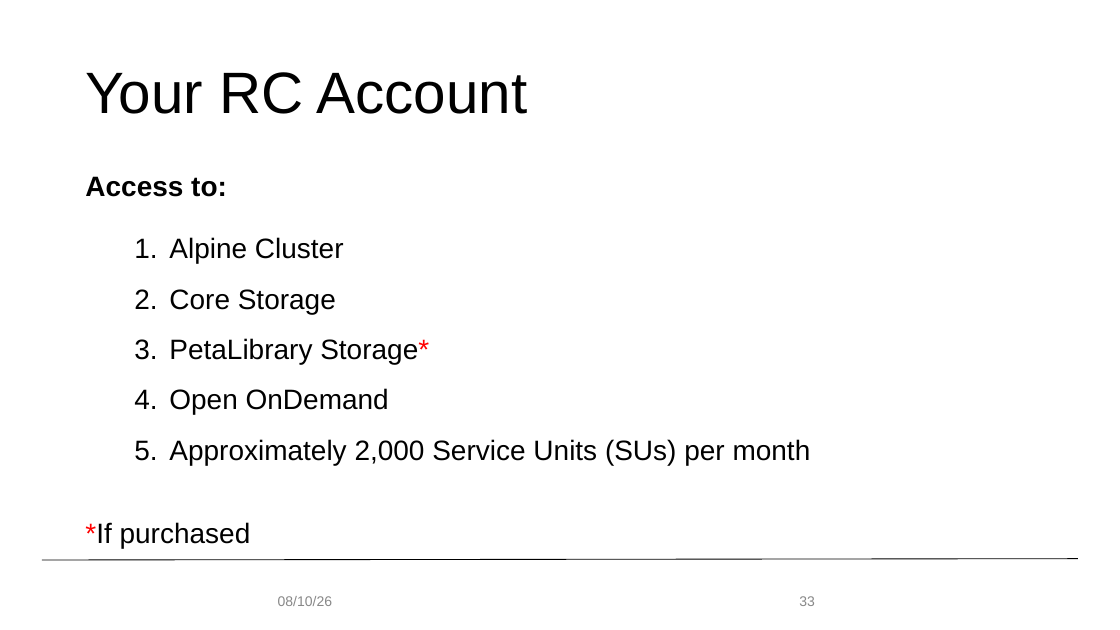
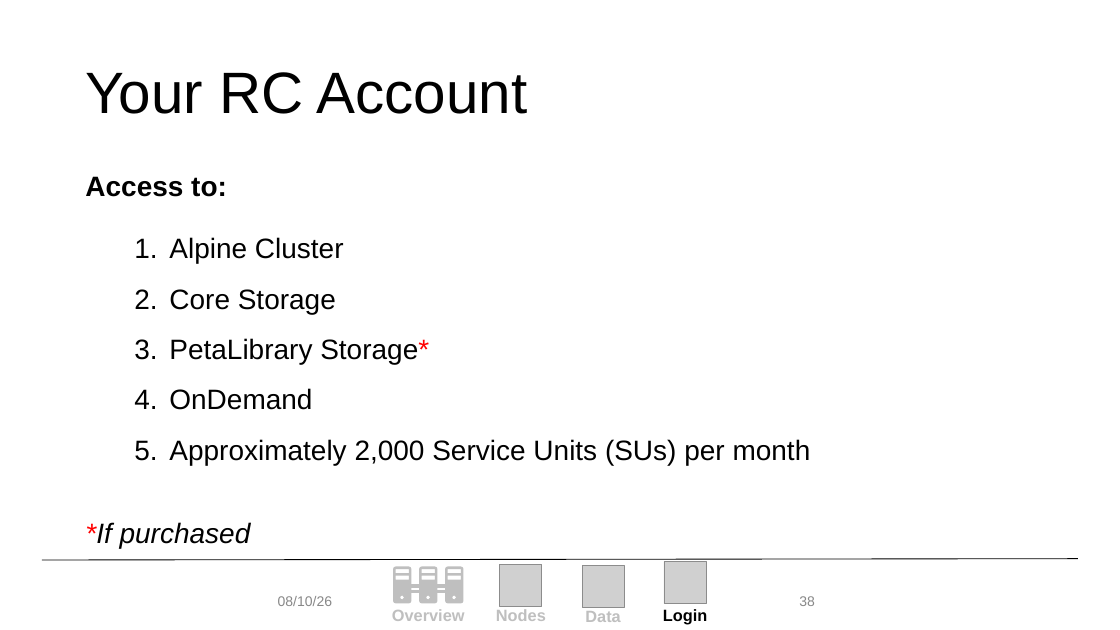
Before and after one commit to monaghaa/hpc_fundamentals_micro_credential, a slide deck: slide 38 of getting_familiar_rc/getting_familiar_rc.pptx (slide 33 before the commit). Drawn at 1120x630 pixels with LibreOffice and Linux fonts; fonts in the diff are those of the drawing; grey boxes stand for pictures; background and template pictures are left out. Boxes give left, top, right and bottom in pixels: in the first picture for what was removed or moved away, otherwise in the second. Text is boxed around its words. In the diff, an @@ line names an element or a change of style, - is before the commit and + after.

```diff
--- a/getting_familiar_rc/getting_familiar_rc.pptx
+++ b/getting_familiar_rc/getting_familiar_rc.pptx
@@ text at box(169, 388, 312, 410): text changed @@
-4. Open OnDemand
+4. OnDemand
@@ text at box(85, 522, 251, 548): italic on in "*If purchased" @@
@@ page number at box(799, 596, 815, 606): text changed @@
-33
+38
@@ group added at box(392, 562, 707, 625): 4 texts, 3 pictures, 3 freeform shapes, 1 rectangle @@
+Login
+Overview
+Nodes
+Data
```
Also in this commit, not shown: 24 other slides changed, 18 slides added, 18 slides removed, 1 other file.
